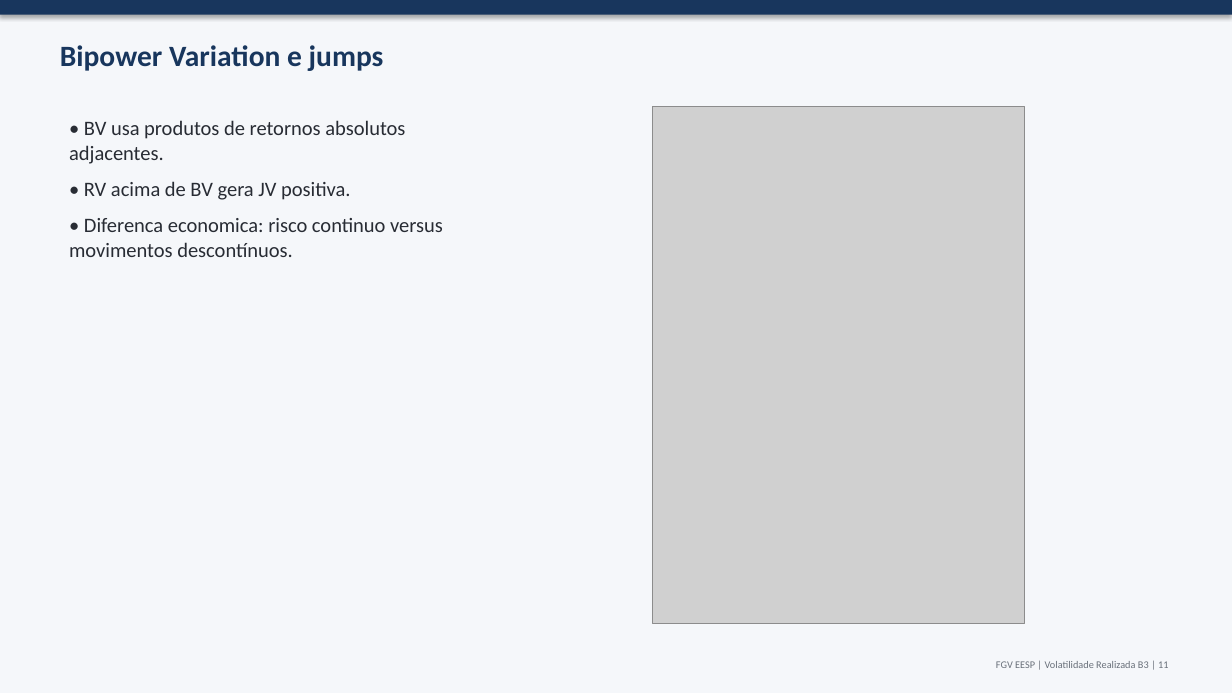
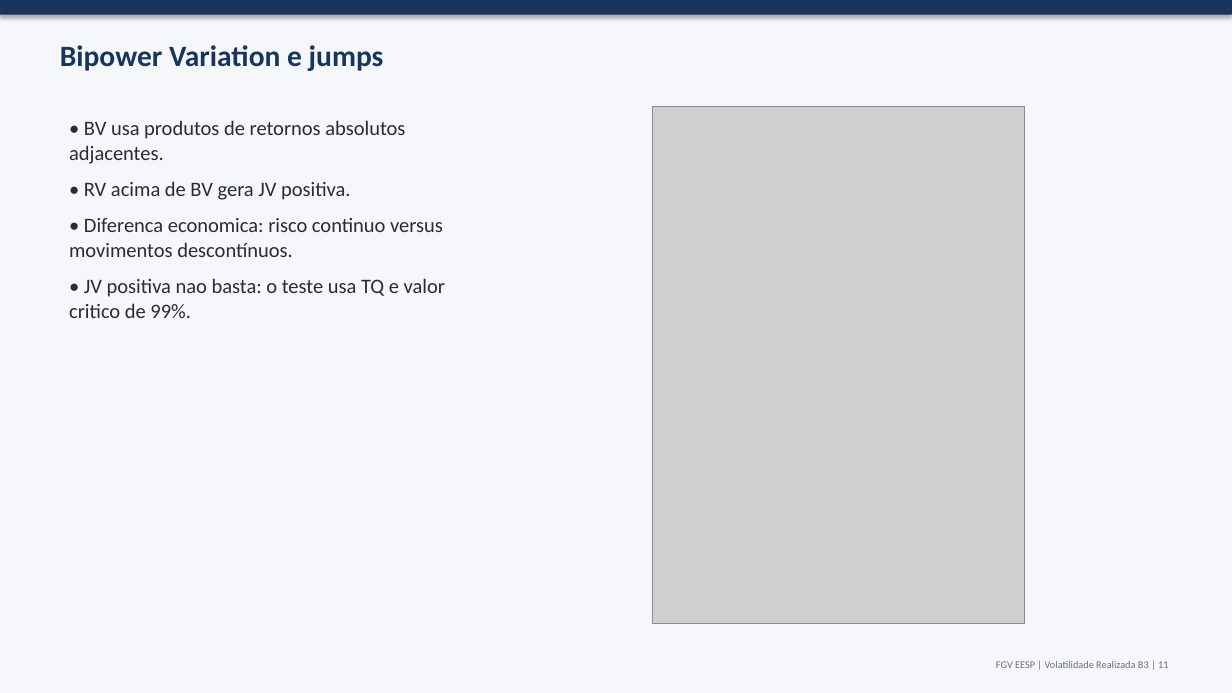
Before and after one commit to JoaoPauloZangrandi/volatilidade-realizada-b3, a slide deck: slide 11 of outputs/slides/trabalho_volatilidade_realizada_b3.pptx. Drawn at 1232x693 pixels with LibreOffice and Linux fonts; fonts in the diff are those of the drawing; grey boxes stand for pictures. Boxes give left, top, right and bottom in pixels: in the first picture for what was removed or moved away, otherwise in the second. Text is boxed around its words. In the diff, an @@ line names an element or a change of style, - is before the commit and + after.

```diff
--- a/outputs/slides/trabalho_volatilidade_realizada_b3.pptx
+++ b/outputs/slides/trabalho_volatilidade_realizada_b3.pptx
@@ text at <box>69,278,445,318</box>: paragraph added @@
+• JV positiva nao basta: o teste usa TQ e valor critico de 99%.
```
Also in this commit, not shown: 7 other slides changed, 48 other files.
